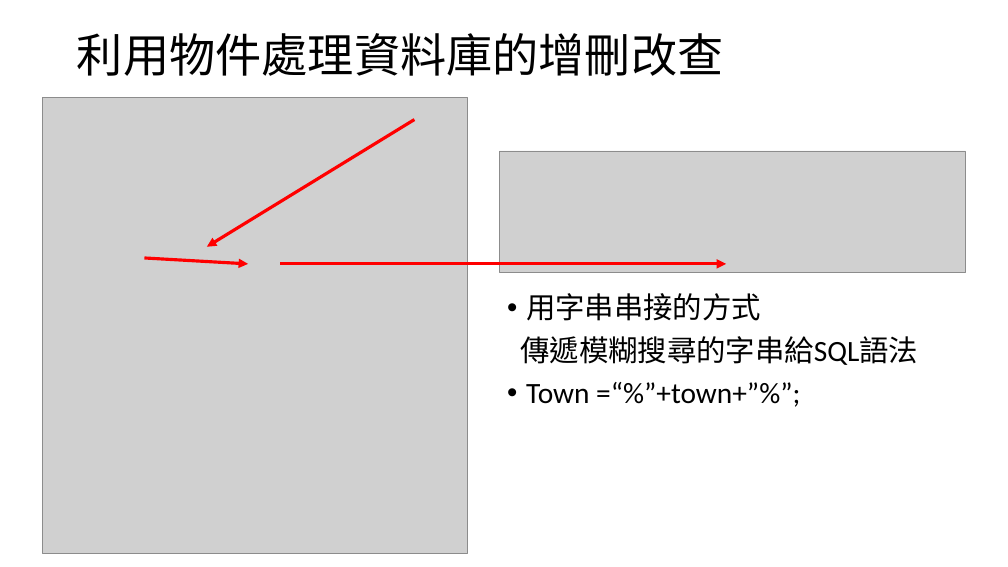
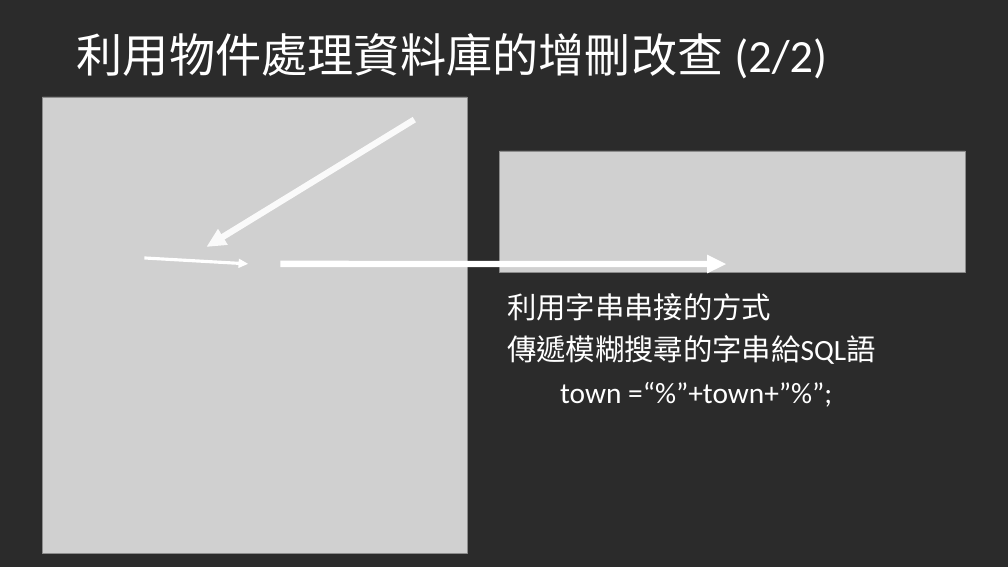
Before and after one commit to Hoxton019030/Columbrium, a slide deck: slide 9 of 新竹縣公私立【納骨塔】清冊資料庫.pptx. Drawn at 1008x567 pixels with LibreOffice and Linux fonts; fonts in the diff are those of the drawing; grey boxes stand for pictures; background and template pictures are left out; a plain dark background stands for a picture behind light text. Boxes give left, top, right and bottom in pixels: in the first picture for what was removed or moved away, otherwise in the second. Text is boxed around its words. In the diff, an @@ line names an element or a change of style, - is before the commit and + after.

```diff
--- a/新竹縣公私立【納骨塔】清冊資料庫.pptx
+++ b/新竹縣公私立【納骨塔】清冊資料庫.pptx
@@ background #FFFFFF to picture (left out) @@
@@ text at box(77, 33, 827, 78): text changed; text colour #000000 to #FFFFFF @@
-利用物件處理資料庫的增刪改查
+利用物件處理資料庫的增刪改查 (2/2)
@@ arrow removed from (414, 119) to (207, 247) @@
@@ freeform shape added at box(207, 119, 414, 247), outline #FFFFFF 6.01 pt @@
@@ arrow removed from (144, 258) to (248, 264) @@
@@ freeform shape added at box(144, 258, 248, 264), outline #FFFFFF 3 pt @@
@@ arrow removed from (281, 264) to (726, 264) @@
@@ freeform shape added at box(281, 264, 726, 264), outline #FFFFFF 6.01 pt @@
@@ text at box(507, 293, 876, 407): text changed; text colour #000000 to #FFFFFF @@
-• 用字串串接的方式
-傳遞模糊搜尋的字串給SQL語法
-• Town =“%”+town+”%”;
+利用字串串接的方式
+傳遞模糊搜尋的字串給SQL語
+town =“%”+town+”%”;
```
Also in this commit, not shown: 9 other slides changed, 2 slides added, 3 slides removed, 15 other files.
